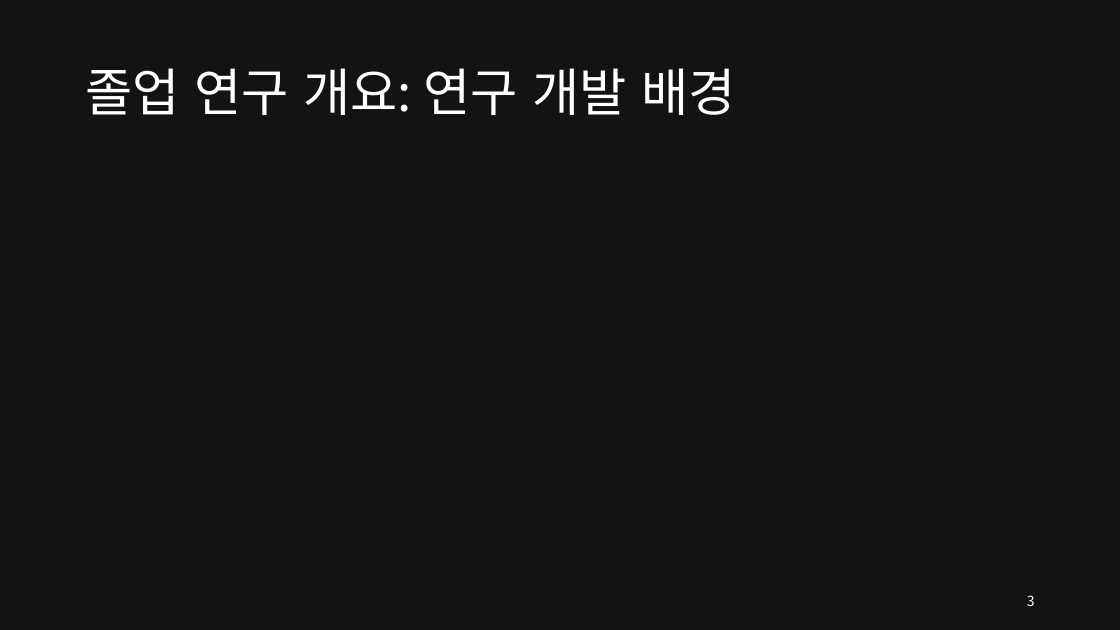
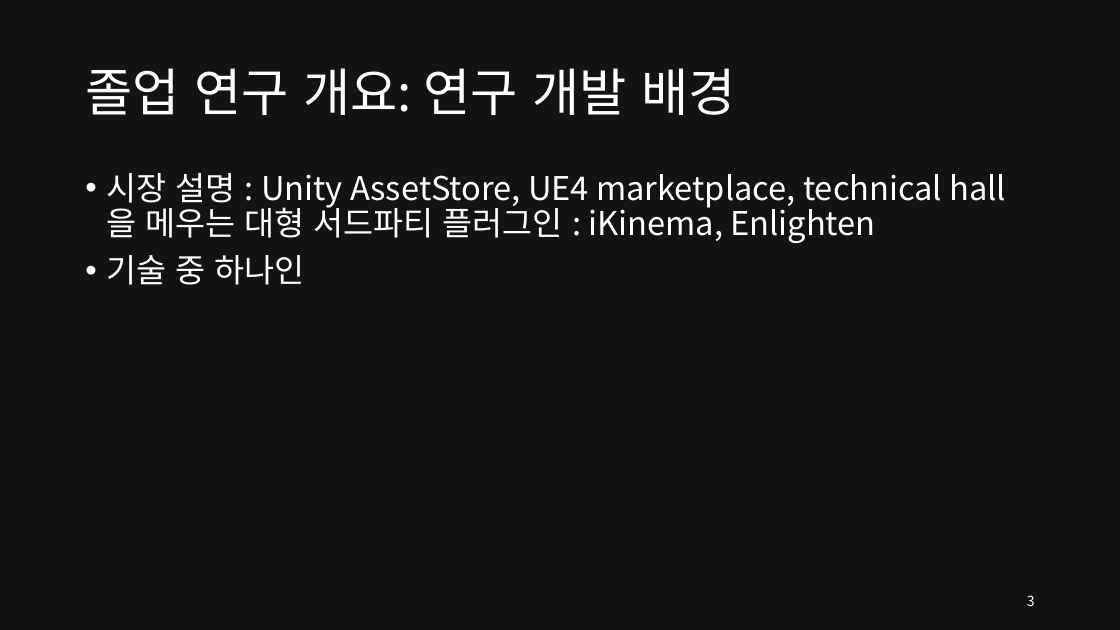
Before and after one commit to SEETHELGIHT/CapstonePlanning, a slide deck: slide 3 of doc/GPU-Accelerated_Ray_Tracing.pptx. Drawn at 1120x630 pixels with LibreOffice and Linux fonts; fonts in the diff are those of the drawing. Boxes give left, top, right and bottom in pixels: in the first picture for what was removed or moved away, otherwise in the second. Text is boxed around its words. In the diff, an @@ line names an element or a change of style, - is before the commit and + after.

```diff
--- a/doc/GPU-Accelerated_Ray_Tracing.pptx
+++ b/doc/GPU-Accelerated_Ray_Tracing.pptx
@@ text added at (106, 173, 1007, 285), 28 pt, text #FFFFFF @@
+• 시장 설명 : Unity AssetStore, UE4 marketplace, technical hall 을 메우는 대형 서드파티 플러그인 : iKinema, Enlighten
+• 기술 중 하나인
```
Also in this commit, not shown: 3 other slides changed, 2 slides added.
